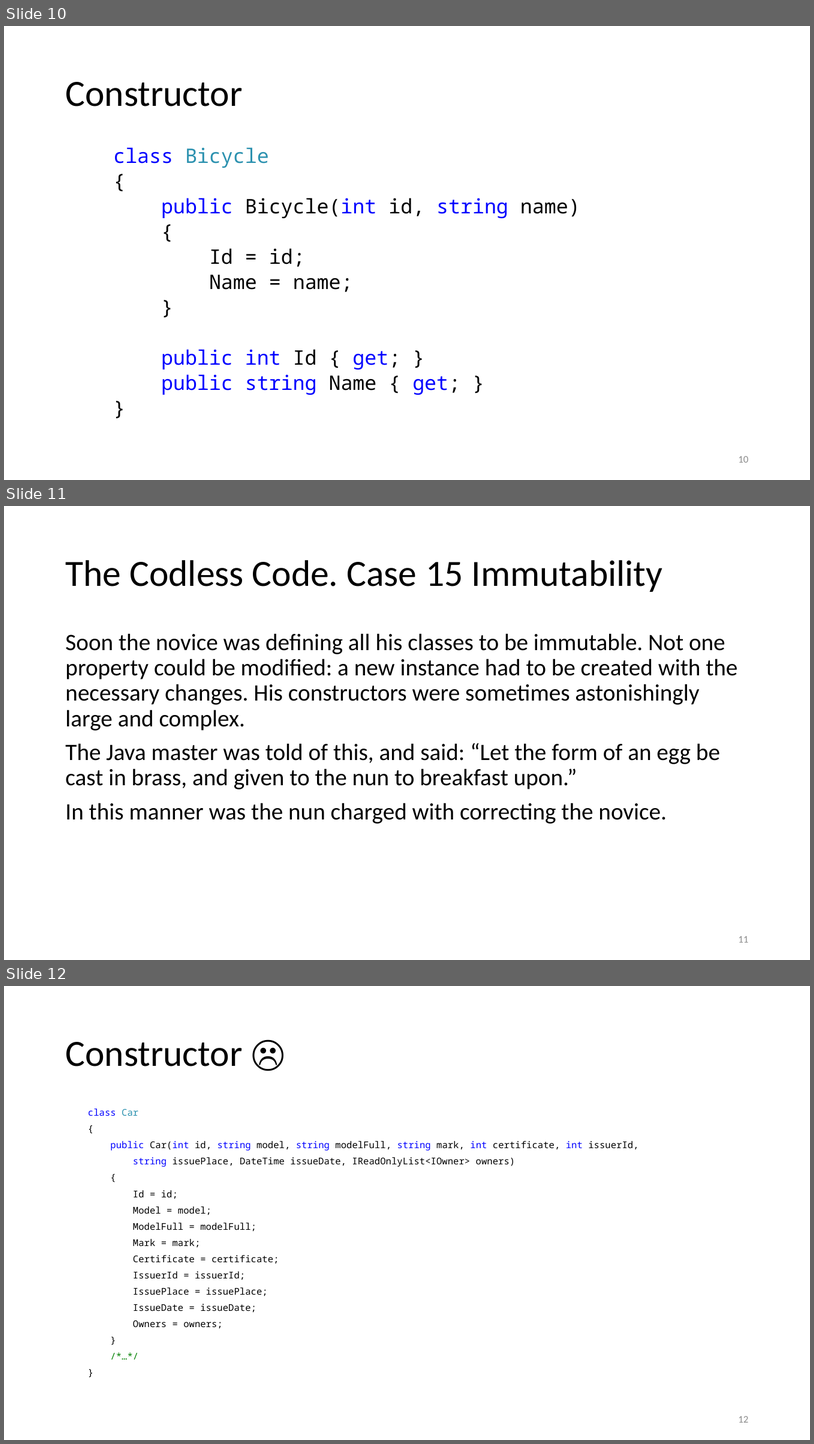
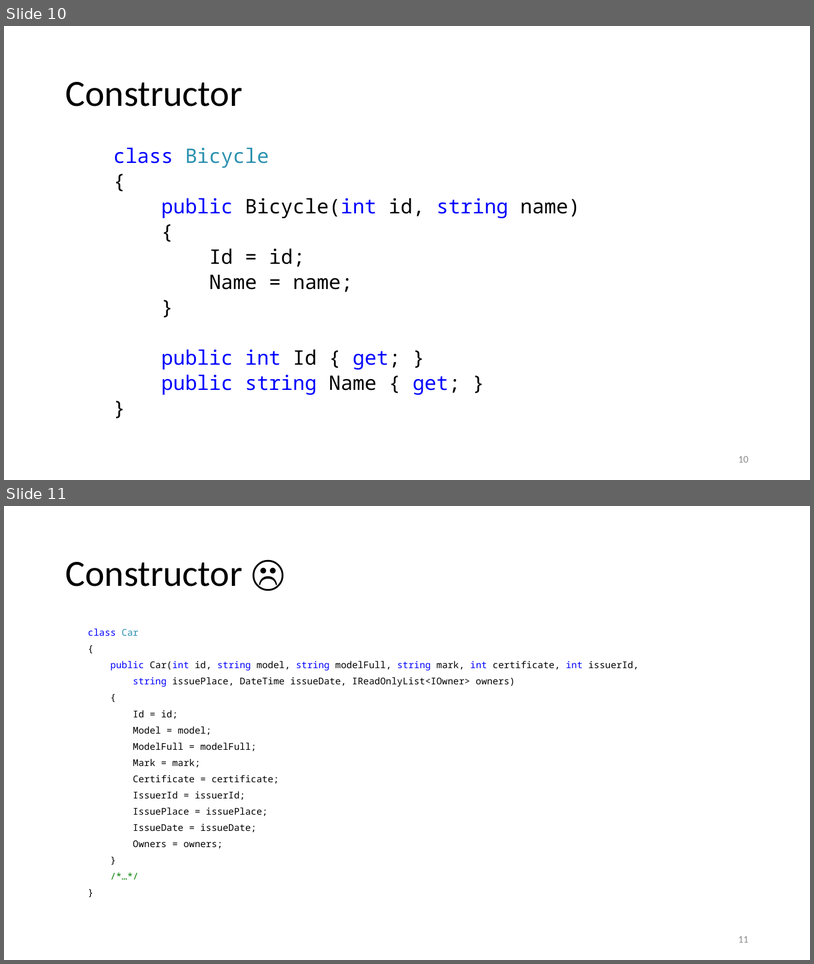
Before and after one commit to kugushev/presentations, a slide deck: Presentation.pptx. Shown one above the other, each under a label of ours: slides 10, 11 and 12 before the commit, slides 10 and 11 after it. The pictures are 814x1444 and 814x964 pixels, drawn with LibreOffice and Linux fonts; fonts in the diff are those of the drawing. Boxes give left, top, right and bottom in pixels: in the first picture for what was removed or moved away, otherwise in the second. Text is boxed around its words. In the diff, an @@ line names an element or a change of style, - is before the commit and + after.

```diff
--- a/Presentation.pptx
+++ b/Presentation.pptx
@@ slide 11 removed at <box>4,506,810,960</box>, background #FFFFFF @@
@@ title removed at <box>65,560,663,592</box> @@
-The Codless Code. Case 15 Immutability
@@ text removed at <box>65,633,738,823</box> @@
-Soon the novice was defining all his classes to be immutable. Not one property could be modified: a new instance had to be created with the necessary changes. His constructors were sometimes astonishingly large and complex.
-The Java master was told of this, and said: “Let the form of an egg be cast in brass, and given to the nun to breakfast upon.”
-In this manner was the nun charged with correcting the novice.
@@ page number removed at <box>738,936,749,942</box> @@
-11
@@ what was slide 12 is now slide 11 @@
@@ page number at <box>738,936,749,942</box>: text changed @@
-12
+11
```
Also in this commit, not shown: 2 slides changed, 4 slides added, 4 other slides removed.
